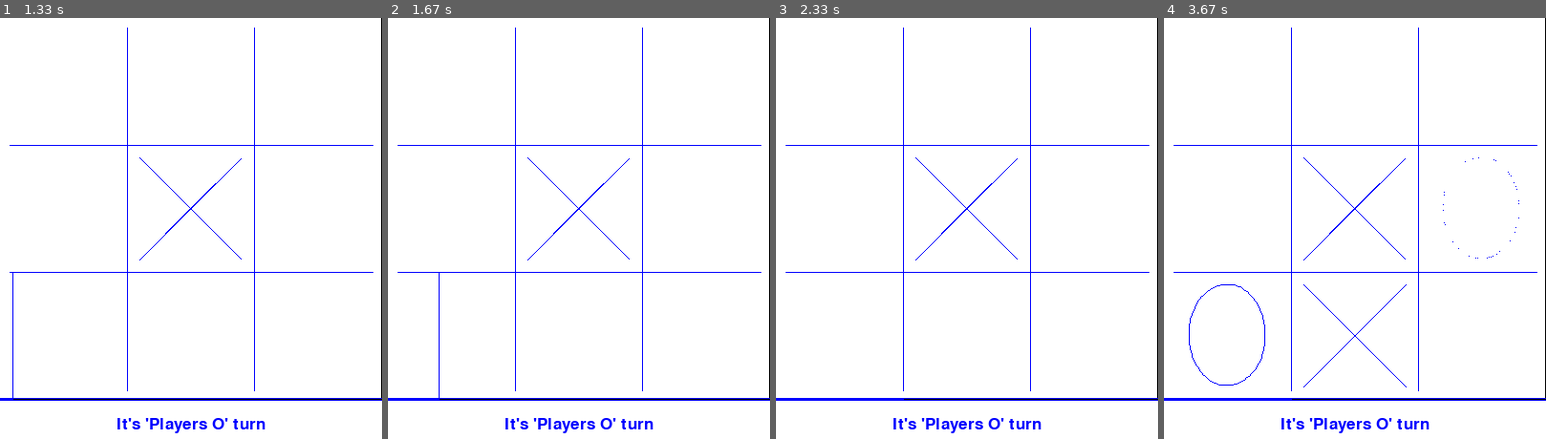
Above: before the commit, frames 1-4 (left to right).
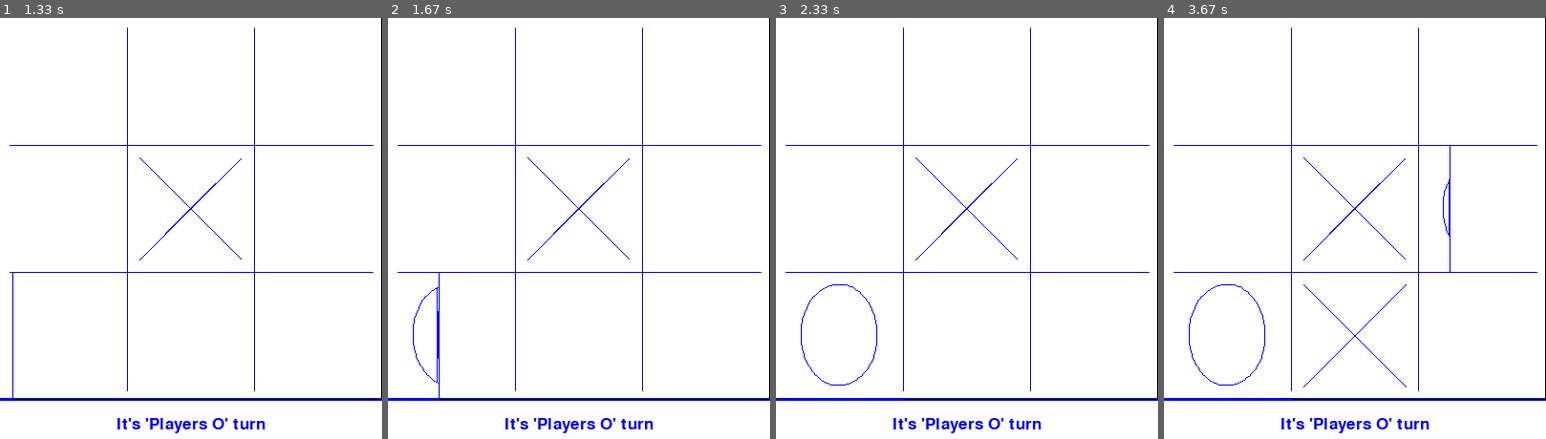
Above: after the commit, the same moments.

Repository: RomanRetsen/Animated-Tic-Tac-Toe-in-Pygame
Game: pygame game, started from my_game.py
The game is run twice, just before and just after one commit, with the same random seed, the same clock (stepped at 60 frames per second) and the same inputs.
Inputs (mouse positions are in pixels of both pictures, inside the frame that each line leads up to):
- Up to frame 1 (1.33 s): click (191, 232) at 0.38 s; click (72, 333) at 1.22 s
- Up to frame 2 (1.67 s): no input
- Up to frame 3 (2.33 s): no input
- Up to frame 4 (3.67 s): click (1355, 283) at 2.55 s; click (1431, 199) at 3.38 s

Frame 1 is identical in both runs. In frame 2, 0.1% of the frame differs, in the area x 6-14%, y 63-87%; in frame 3, 0.2%, in the area x 6-27%, y 63-88%; in frame 4, 0.2%.

Commit message:
4-th animation function for "O" was added

Diff:
--- a/ClickArea.py
+++ b/ClickArea.py
@@ -1,3 +1,4 @@
+import bisect
 import random
 import pygame
 import math
@@ -122,8 +123,8 @@
         return int((x * slope) + b)
 
     def randomChooseOFunc(self):
-        self.chosenOFunc = self.oFunc[random.randint(0, len(self.oFunc) - 1)]
-        # self.chosenOFunc = self.oFunc[2]
+        # self.chosenOFunc = self.oFunc[random.randint(0, len(self.oFunc) - 1)]
+        self.chosenOFunc = self.oFunc[3]
         if self.chosenOFunc.__name__ == 'drawing_click_area_o':
             pass
         elif self.chosenOFunc.__name__ == 'drawing_click_area_o2':
@@ -133,7 +134,7 @@
 
     def randomChooseXFunc(self):
         self.chosenXFunc = self.xFunc[random.randint(0, len(self.xFunc) - 1)]
-        # self.chosenXFunc = self.xFunc[2]
+        # self.chosenXFunc = self.xFunc[3]
 
     #Function for drawing X
     def drawing_click_area_x(self):
@@ -233,13 +234,29 @@
         if self.x + self.growingx <= self.x + self.width:
             pygame.draw.line(self.screen, self.linecolor, (self.x + self.growingx, self.y),
                              (self.x + self.growingx, self.y + self.height))
+            #adding ellipses dots that have same x param
+            for dot in self.ellipseDots:
+                if dot[1][0] == self.x + self.growingx:
+                    bisect.insort(self.ellipseDotsBlip, dot)
+                else:
+                    if len(self.ellipseDotsBlip) > 1:
+                        pygame.draw.line(self.screen, self.linecolor, (self.ellipseDotsBlip[0][1]),
+                                         (self.ellipseDotsBlip[-1][1]))
+            #drawing ellipses dots that were bypassed by scanning line
+
+            if len(self.ellipseDotsBlip) >= 0:
+                for index in range(len(self.ellipseDotsBlip) - 1):
+                    pygame.draw.line(self.screen, self.linecolor, (self.ellipseDotsBlip[index][1]),
+                                     (self.ellipseDotsBlip[index + 1][1]))
+
             self.growingx += 1
-        else:
-            self.ellipseDots.sort(key=lambda x: x[0])
-            for item in range(len(self.ellipseDots) - 1):
-                pygame.draw.line(self.screen, self.linecolor, (self.ellipseDots[item][1]),
-                                 (self.ellipseDots[item + 1][1]))
-            pygame.draw.line(self.screen, self.linecolor, (self.ellipseDots[0][1]),
-                             (self.ellipseDots[-1][1]))
-            self.state = 'o'
-            self.g_stats.drawing_click_area = False
+
+        else:
+            if len(self.ellipseDotsBlip) >= 0:
+                for index in range(len(self.ellipseDotsBlip) - 1):
+                    pygame.draw.line(self.screen, self.linecolor, (self.ellipseDotsBlip[index][1]),
+                                     (self.ellipseDotsBlip[index + 1][1]))
+            pygame.draw.line(self.screen, self.linecolor, (self.ellipseDotsBlip[0][1]),
+                             (self.ellipseDotsBlip[-1][1]))
+            self.state = 'o'
+            self.g_stats.drawing_click_area = False
